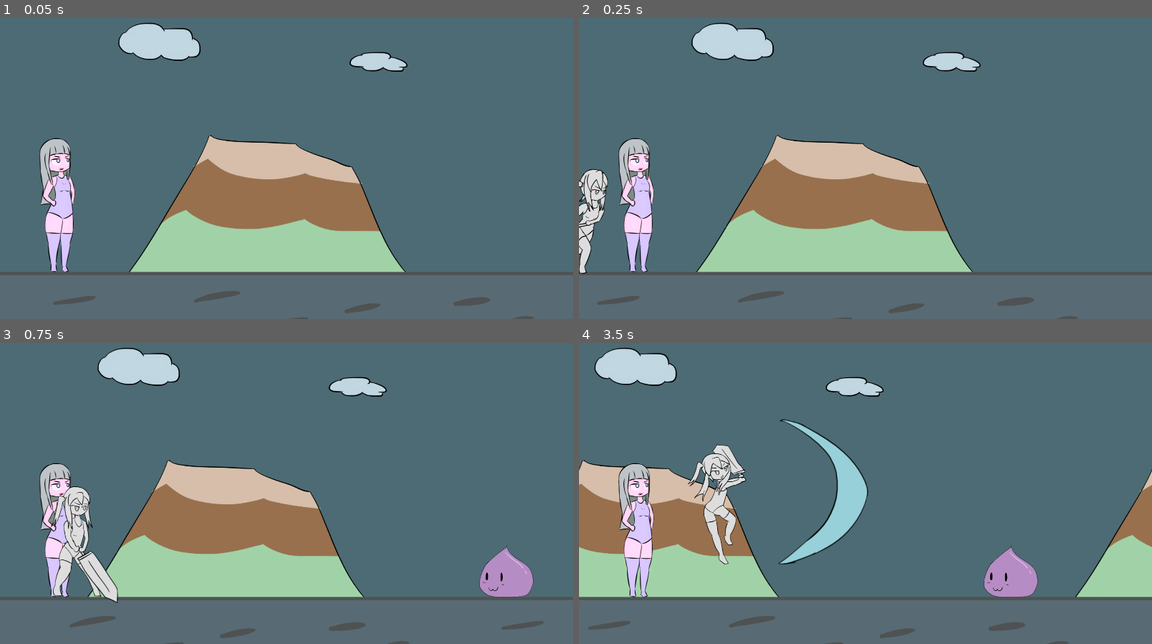
Above: before the commit, frames 1-4 (two rows, left to right).
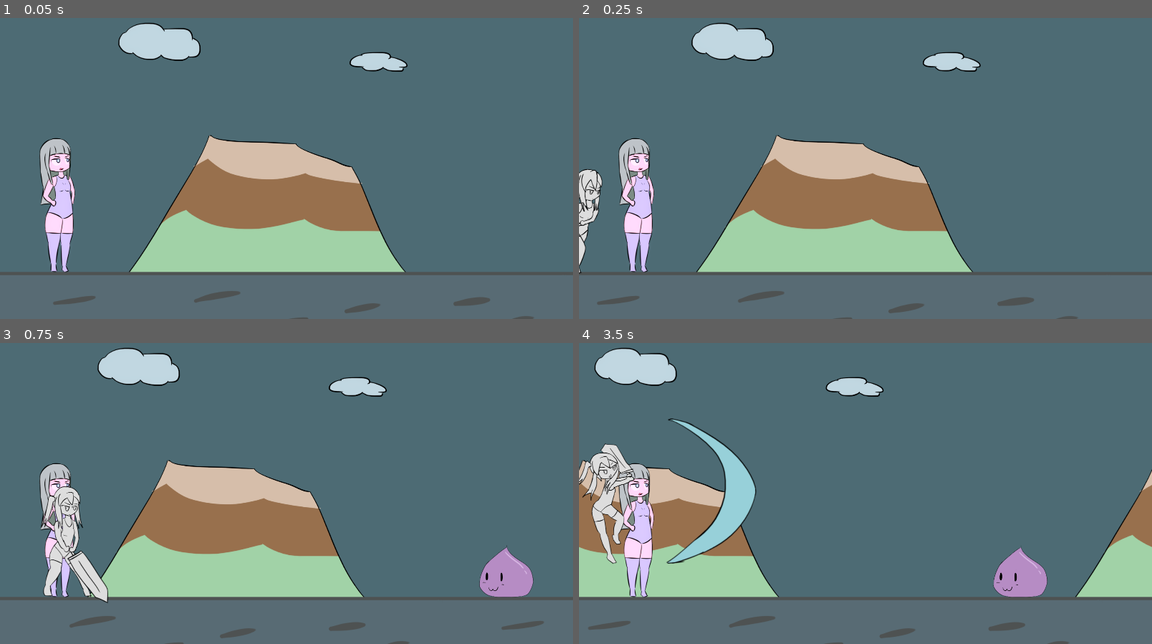
Above: after the commit, the same moments.

Repository: BeatMil/Animurun
Game: Godot game, scene res://Scenes/Forest.tscn
Same seed, same stepped clock (60 frames per second), same inputs: the game is played once before the commit and once after it.
Inputs:
- Up to frame 1 (0.05 s): no input
- Up to frame 2 (0.25 s): no input
- Up to frame 3 (0.75 s): tap Enter (ui_accept) at 0.5 s
- Up to frame 4 (3.5 s): tap Enter (ui_accept) at 0.77, 1.52, 3.02 s

Frame 1 is identical in both runs. In frame 2, 0.8% of the frame differs, in the area x 0-6%, y 50-85%; in frame 3, 2.2%; in frame 4, 7.2%, in the area x 0-82%, y 25-85%.

Commit message:
Fix slime bump power due to chiichan moving

Diff:
--- a/Scenes/Forest.tscn
+++ b/Scenes/Forest.tscn
@@ -196,152 +196,6 @@
 }]
 }
 
-[sub_resource type="Animation" id="Animation_uv8rb"]
-resource_name = "hurt"
-length = 0.333338
-step = 0.0416667
-tracks/0/type = "value"
-tracks/0/imported = false
-tracks/0/enabled = true
-tracks/0/path = NodePath("ChiichanPos/ChiichanRun:texture")
-tracks/0/interp = 1
-tracks/0/loop_wrap = true
-tracks/0/keys = {
-"times": PackedFloat32Array(0),
-"transitions": PackedFloat32Array(1),
-"update": 1,
-"values": [ExtResource("8_0splf")]
-}
-tracks/1/type = "value"
-tracks/1/imported = false
-tracks/1/enabled = true
-tracks/1/path = NodePath("ChiichanPos/ChiichanRun:hframes")
-tracks/1/interp = 1
-tracks/1/loop_wrap = true
-tracks/1/keys = {
-"times": PackedFloat32Array(0),
-"transitions": PackedFloat32Array(1),
-"update": 1,
-"values": [1]
-}
-tracks/2/type = "value"
-tracks/2/imported = false
-tracks/2/enabled = true
-tracks/2/path = NodePath("ChiichanPos/ChiichanRun:offset")
-tracks/2/interp = 1
-tracks/2/loop_wrap = true
-tracks/2/keys = {
-"times": PackedFloat32Array(0, 0.0416667, 0.0833333, 0.125, 0.166667, 0.208333, 0.25, 0.291667, 0.333333),
-"transitions": PackedFloat32Array(1, 1, 1, 1, 1, 1, 1, 1, 1),
-"update": 0,
-"values": [Vector2(-50, 12), Vector2(-25, 12), Vector2(-40, 12), Vector2(-20, 12), Vector2(-30, 12), Vector2(-15, 12), Vector2(-10, 12), Vector2(-5, 12), Vector2(0, 12)]
-}
-tracks/3/type = "value"
-tracks/3/imported = false
-tracks/3/enabled = true
-tracks/3/path = NodePath("ChiichanPos/ChiichanRun:modulate")
-tracks/3/interp = 1
-tracks/3/loop_wrap = true
-tracks/3/keys = {
-"times": PackedFloat32Array(0, 0.333333),
-"transitions": PackedFloat32Array(1, 1),
-"update": 0,
-"values": [Color(0.776471, 0.27451, 0.392157, 1), Color(1, 1, 1, 1)]
-}
-tracks/4/type = "value"
-tracks/4/imported = false
-tracks/4/enabled = true
-tracks/4/path = NodePath("ChiichanPos/ChiichanRun:frame")
-tracks/4/interp = 1
-tracks/4/loop_wrap = true
-tracks/4/keys = {
-"times": PackedFloat32Array(0),
-"transitions": PackedFloat32Array(1),
-"update": 1,
-"values": [0]
-}
-tracks/5/type = "audio"
-tracks/5/imported = false
-tracks/5/enabled = true
-tracks/5/path = NodePath("AnimationPlayer/AudioStreamPlayer")
-tracks/5/interp = 1
-tracks/5/loop_wrap = true
-tracks/5/keys = {
-"clips": [{
-"end_offset": 0.0,
-"start_offset": 0.0,
-"stream": ExtResource("12_yfpkb")
-}],
-"times": PackedFloat32Array(0)
-}
-tracks/5/use_blend = true
-
-[sub_resource type="Animation" id="Animation_c0ony"]
-resource_name = "run"
-length = 0.500013
-loop_mode = 1
-step = 0.125
-tracks/0/type = "value"
-tracks/0/imported = false
-tracks/0/enabled = true
-tracks/0/path = NodePath("ChiichanPos/ChiichanRun:offset")
-tracks/0/interp = 1
-tracks/0/loop_wrap = true
-tracks/0/keys = {
-"times": PackedFloat32Array(0, 0.125, 0.25, 0.375),
-"transitions": PackedFloat32Array(1, 1, 1, 1),
-"update": 0,
-"values": [Vector2(0, 0), Vector2(0, -10), Vector2(0, 0), Vector2(0, -10)]
-}
-tracks/1/type = "value"
-tracks/1/imported = false
-tracks/1/enabled = true
-tracks/1/path = NodePath("ChiichanPos/ChiichanRun:frame")
-tracks/1/interp = 1
-tracks/1/loop_wrap = true
-tracks/1/keys = {
-"times": PackedFloat32Array(0, 0.125, 0.25, 0.375),
-"transitions": PackedFloat32Array(1, 1, 1, 1),
-"update": 1,
-"values": [0, 1, 2, 3]
-}
-tracks/2/type = "value"
-tracks/2/imported = false
-tracks/2/enabled = true
-tracks/2/path = NodePath("ChiichanPos/ChiichanRun:texture")
-tracks/2/interp = 1
-tracks/2/loop_wrap = true
-tracks/2/keys = {
-"times": PackedFloat32Array(0),
-"transitions": PackedFloat32Array(1),
-"update": 1,
-"values": [ExtResource("6_1ipje")]
-}
-tracks/3/type = "value"
-tracks/3/imported = false
-tracks/3/enabled = true
-tracks/3/path = NodePath("ChiichanPos/ChiichanRun:hframes")
-tracks/3/interp = 1
-tracks/3/loop_wrap = true
-tracks/3/keys = {
-"times": PackedFloat32Array(0),
-"transitions": PackedFloat32Array(1),
-"update": 1,
-"values": [4]
-}
-tracks/4/type = "value"
-tracks/4/imported = false
-tracks/4/enabled = true
-tracks/4/path = NodePath("ChiichanPos/ChiichanRun:self_modulate")
-tracks/4/interp = 1
-tracks/4/loop_wrap = true
-tracks/4/keys = {
-"times": PackedFloat32Array(0),
-"transitions": PackedFloat32Array(1),
-"update": 0,
-"values": [Color(1, 1, 1, 1)]
-}
-
 [sub_resource type="Animation" id="Animation_tft38"]
 resource_name = "attack01_2"
 length = 0.833342
@@ -401,6 +255,152 @@
 "times": PackedFloat32Array(0, 0.25)
 }
 tracks/3/use_blend = true
+
+[sub_resource type="Animation" id="Animation_uv8rb"]
+resource_name = "hurt"
+length = 0.333338
+step = 0.0416667
+tracks/0/type = "value"
+tracks/0/imported = false
+tracks/0/enabled = true
+tracks/0/path = NodePath("ChiichanPos/ChiichanRun:texture")
+tracks/0/interp = 1
+tracks/0/loop_wrap = true
+tracks/0/keys = {
+"times": PackedFloat32Array(0),
+"transitions": PackedFloat32Array(1),
+"update": 1,
+"values": [ExtResource("8_0splf")]
+}
+tracks/1/type = "value"
+tracks/1/imported = false
+tracks/1/enabled = true
+tracks/1/path = NodePath("ChiichanPos/ChiichanRun:hframes")
+tracks/1/interp = 1
+tracks/1/loop_wrap = true
+tracks/1/keys = {
+"times": PackedFloat32Array(0),
+"transitions": PackedFloat32Array(1),
+"update": 1,
+"values": [1]
+}
+tracks/2/type = "value"
+tracks/2/imported = false
+tracks/2/enabled = true
+tracks/2/path = NodePath("ChiichanPos/ChiichanRun:offset")
+tracks/2/interp = 1
+tracks/2/loop_wrap = true
+tracks/2/keys = {
+"times": PackedFloat32Array(0, 0.0416667, 0.0833333, 0.125, 0.166667, 0.208333, 0.25, 0.291667, 0.333333),
+"transitions": PackedFloat32Array(1, 1, 1, 1, 1, 1, 1, 1, 1),
+"update": 0,
+"values": [Vector2(-50, 12), Vector2(-25, 12), Vector2(-40, 12), Vector2(-20, 12), Vector2(-30, 12), Vector2(-15, 12), Vector2(-10, 12), Vector2(-5, 12), Vector2(0, 12)]
+}
+tracks/3/type = "value"
+tracks/3/imported = false
+tracks/3/enabled = true
+tracks/3/path = NodePath("ChiichanPos/ChiichanRun:modulate")
+tracks/3/interp = 1
+tracks/3/loop_wrap = true
+tracks/3/keys = {
+"times": PackedFloat32Array(0, 0.333333),
+"transitions": PackedFloat32Array(1, 1),
+"update": 0,
+"values": [Color(0.776471, 0.27451, 0.392157, 1), Color(1, 1, 1, 1)]
+}
+tracks/4/type = "value"
+tracks/4/imported = false
+tracks/4/enabled = true
+tracks/4/path = NodePath("ChiichanPos/ChiichanRun:frame")
+tracks/4/interp = 1
+tracks/4/loop_wrap = true
+tracks/4/keys = {
+"times": PackedFloat32Array(0),
+"transitions": PackedFloat32Array(1),
+"update": 1,
+"values": [0]
+}
+tracks/5/type = "audio"
+tracks/5/imported = false
+tracks/5/enabled = true
+tracks/5/path = NodePath("AnimationPlayer/AudioStreamPlayer")
+tracks/5/interp = 1
+tracks/5/loop_wrap = true
+tracks/5/keys = {
+"clips": [{
+"end_offset": 0.0,
+"start_offset": 0.0,
+"stream": ExtResource("12_yfpkb")
+}],
+"times": PackedFloat32Array(0)
+}
+tracks/5/use_blend = true
+
+[sub_resource type="Animation" id="Animation_c0ony"]
+resource_name = "run"
+length = 0.500013
+loop_mode = 1
+step = 0.125
+tracks/0/type = "value"
+tracks/0/imported = false
+tracks/0/enabled = true
+tracks/0/path = NodePath("ChiichanPos/ChiichanRun:offset")
+tracks/0/interp = 1
+tracks/0/loop_wrap = true
+tracks/0/keys = {
+"times": PackedFloat32Array(0, 0.125, 0.25, 0.375),
+"transitions": PackedFloat32Array(1, 1, 1, 1),
+"update": 0,
+"values": [Vector2(0, 0), Vector2(0, -10), Vector2(0, 0), Vector2(0, -10)]
+}
+tracks/1/type = "value"
+tracks/1/imported = false
+tracks/1/enabled = true
+tracks/1/path = NodePath("ChiichanPos/ChiichanRun:frame")
+tracks/1/interp = 1
+tracks/1/loop_wrap = true
+tracks/1/keys = {
+"times": PackedFloat32Array(0, 0.125, 0.25, 0.375),
+"transitions": PackedFloat32Array(1, 1, 1, 1),
+"update": 1,
+"values": [0, 1, 2, 3]
+}
+tracks/2/type = "value"
+tracks/2/imported = false
+tracks/2/enabled = true
+tracks/2/path = NodePath("ChiichanPos/ChiichanRun:texture")
+tracks/2/interp = 1
+tracks/2/loop_wrap = true
+tracks/2/keys = {
+"times": PackedFloat32Array(0),
+"transitions": PackedFloat32Array(1),
+"update": 1,
+"values": [ExtResource("6_1ipje")]
+}
+tracks/3/type = "value"
+tracks/3/imported = false
+tracks/3/enabled = true
+tracks/3/path = NodePath("ChiichanPos/ChiichanRun:hframes")
+tracks/3/interp = 1
+tracks/3/loop_wrap = true
+tracks/3/keys = {
+"times": PackedFloat32Array(0),
+"transitions": PackedFloat32Array(1),
+"update": 1,
+"values": [4]
+}
+tracks/4/type = "value"
+tracks/4/imported = false
+tracks/4/enabled = true
+tracks/4/path = NodePath("ChiichanPos/ChiichanRun:self_modulate")
+tracks/4/interp = 1
+tracks/4/loop_wrap = true
+tracks/4/keys = {
+"times": PackedFloat32Array(0),
+"transitions": PackedFloat32Array(1),
+"update": 0,
+"values": [Color(1, 1, 1, 1)]
+}
 
 [sub_resource type="AnimationLibrary" id="AnimationLibrary_8jhmc"]
 _data = {
@@ -587,6 +587,18 @@
 "update": 0,
 "values": [Color(1, 1, 1, 0)]
 }
+tracks/1/type = "value"
+tracks/1/imported = false
+tracks/1/enabled = true
+tracks/1/path = NodePath(".:process_mode")
+tracks/1/interp = 1
+tracks/1/loop_wrap = true
+tracks/1/keys = {
+"times": PackedFloat32Array(0),
+"transitions": PackedFloat32Array(1),
+"update": 1,
+"values": [4]
+}
 
 [sub_resource type="Animation" id="Animation_e4stp"]
 resource_name = "fade_in"
@@ -602,6 +614,18 @@
 "transitions": PackedFloat32Array(1, 1),
 "update": 0,
 "values": [Color(1, 1, 1, 0), Color(1, 1, 1, 1)]
+}
+tracks/1/type = "value"
+tracks/1/imported = false
+tracks/1/enabled = true
+tracks/1/path = NodePath(".:process_mode")
+tracks/1/interp = 1
+tracks/1/loop_wrap = true
+tracks/1/keys = {
+"times": PackedFloat32Array(0),
+"transitions": PackedFloat32Array(1),
+"update": 1,
+"values": [0]
 }
 
 [sub_resource type="AnimationLibrary" id="AnimationLibrary_astwt"]
@@ -656,6 +680,8 @@
 [node name="Chiichan" type="RigidBody2D" parent="." node_paths=PackedStringArray("default_pos") groups=["chiichan"]]
 self_modulate = Color(1.5, 1.5, 1.5, 1)
 position = Vector2(492, 737)
+max_contacts_reported = 3
+contact_monitor = true
 lock_rotation = true
 script = ExtResource("6_o6v6y")
 default_pos = NodePath("../Markers/ChiichanDefaultPos")
@@ -695,7 +721,7 @@
 script = ExtResource("14_em37p")
 
 [node name="DedWallArea2D" type="Area2D" parent="DedWalls"]
-position = Vector2(-698, 79)
+position = Vector2(-537, 79)
 
 [node name="CollisionShape2D2" type="CollisionShape2D" parent="DedWalls/DedWallArea2D"]
 position = Vector2(-1164, 1773.5)
@@ -714,9 +740,9 @@
 
 [node name="CameraWrap" type="Node2D" parent="."]
 editor_description = "Dedwalls plays camera shake"
+position = Vector2(960, 540)
 
 [node name="Camera2D" type="Camera2D" parent="CameraWrap"]
-anchor_mode = 0
 
 [node name="CameraPlayer" type="AnimationPlayer" parent="CameraWrap"]
 unique_name_in_owner = true
@@ -729,6 +755,7 @@
 
 [node name="DedMenu" type="Control" parent="CanvasLayer"]
 unique_name_in_owner = true
+process_mode = 4
 modulate = Color(1, 1, 1, 0)
 layout_mode = 3
 anchors_preset = 15
--- a/Scripts/Chiichan.gd
+++ b/Scripts/Chiichan.gd
@@ -6,7 +6,7 @@
 
 # Configs
 var is_alive = true
-var can_move_to_default_pos = true
+var can_move_to_default_pos = false
 var speed = Vector2(100, 0)
 
 
@@ -20,7 +20,7 @@
 
 
 func _integrate_forces(_state):
-	if position.x < default_pos.position.x and can_move_to_default_pos:
+	if position.x < default_pos.position.x and can_move_to_default_pos and is_alive:
 		linear_velocity = speed
 
 
@@ -40,12 +40,20 @@
 
 func hit_by_slime():
 	anim_player.play("hurt")
-	apply_impulse(Vector2(-500 - linear_velocity.x, -100))
+
+	if can_move_to_default_pos: # running to default_pos
+		apply_impulse(Vector2(-700*2.2, -100))
+	else:
+		apply_impulse(Vector2(-700, -100))
+
+
 	can_move_to_default_pos = false
 
 
 func ded():
 	is_alive = false
+	can_move_to_default_pos = false
+	apply_impulse(Vector2(-800, -100))
 	$"%DedMenu".show_menu()
 
 
